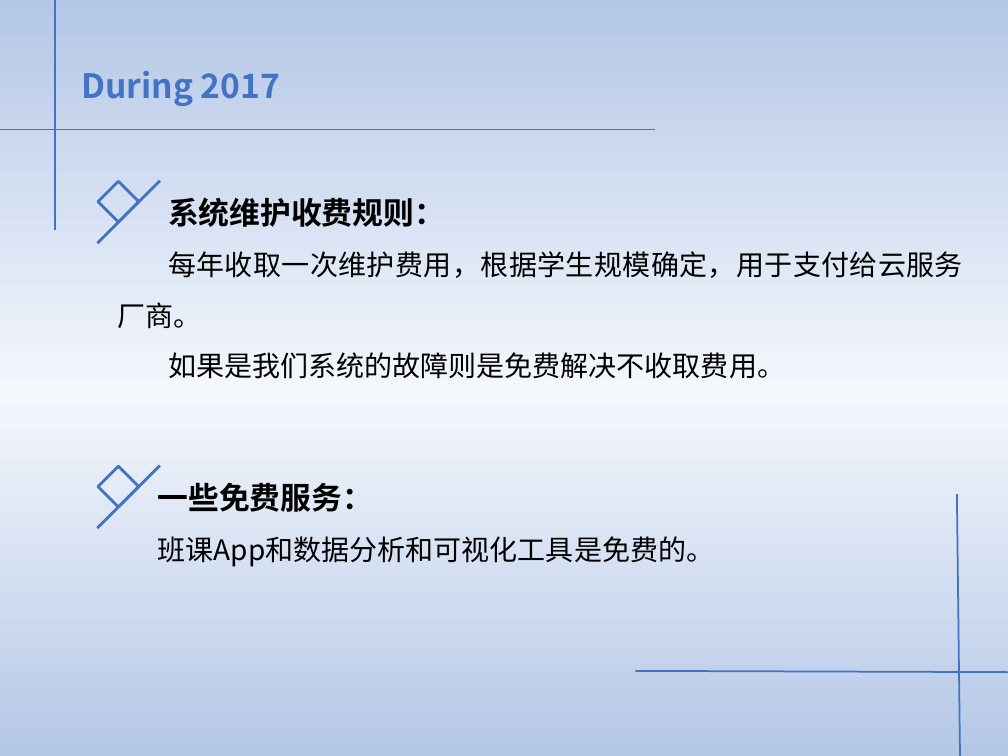
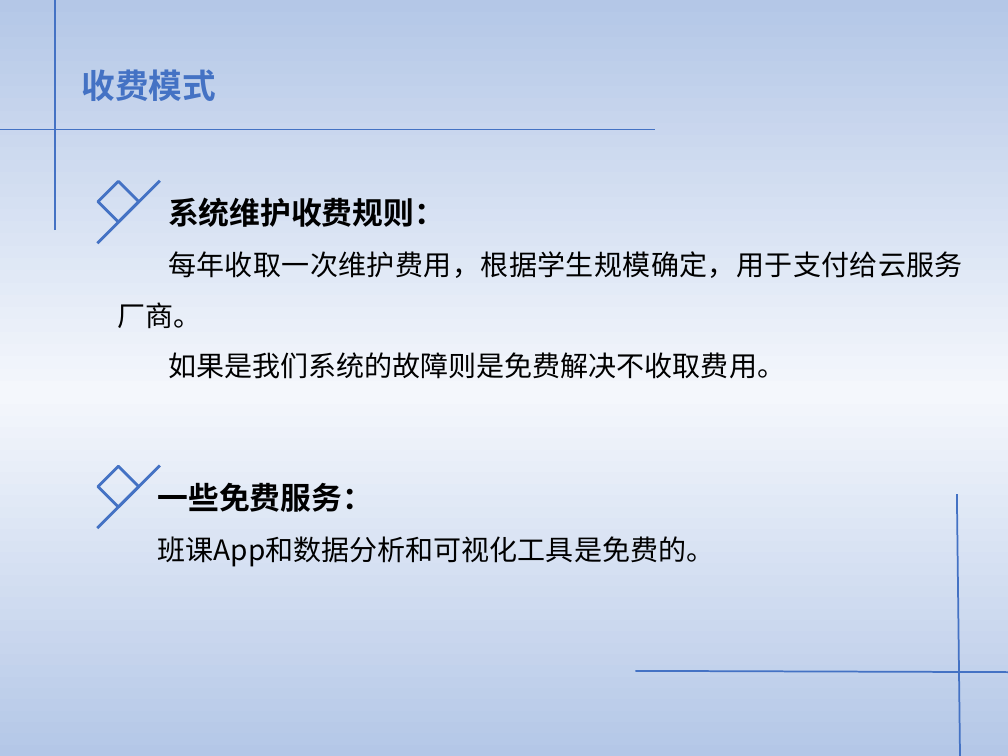
Before and after one commit to rhrgf/customer-show-task-1, a slide deck: slide 11 of 客户演示（第二小组）.pptx. Drawn at 1008x756 pixels with LibreOffice and Linux fonts; fonts in the diff are those of the drawing. Boxes give left, top, right and bottom in pixels: in the first picture for what was removed or moved away, otherwise in the second. Text is boxed around its words. In the diff, an @@ line names an element or a change of style, - is before the commit and + after.

```diff
--- a/客户演示（第二小组）.pptx
+++ b/客户演示（第二小组）.pptx
@@ text at (81,69,215,101): text changed @@
-During 2017
+收费模式
```
Also in this commit, not shown: 3 other slides changed.
